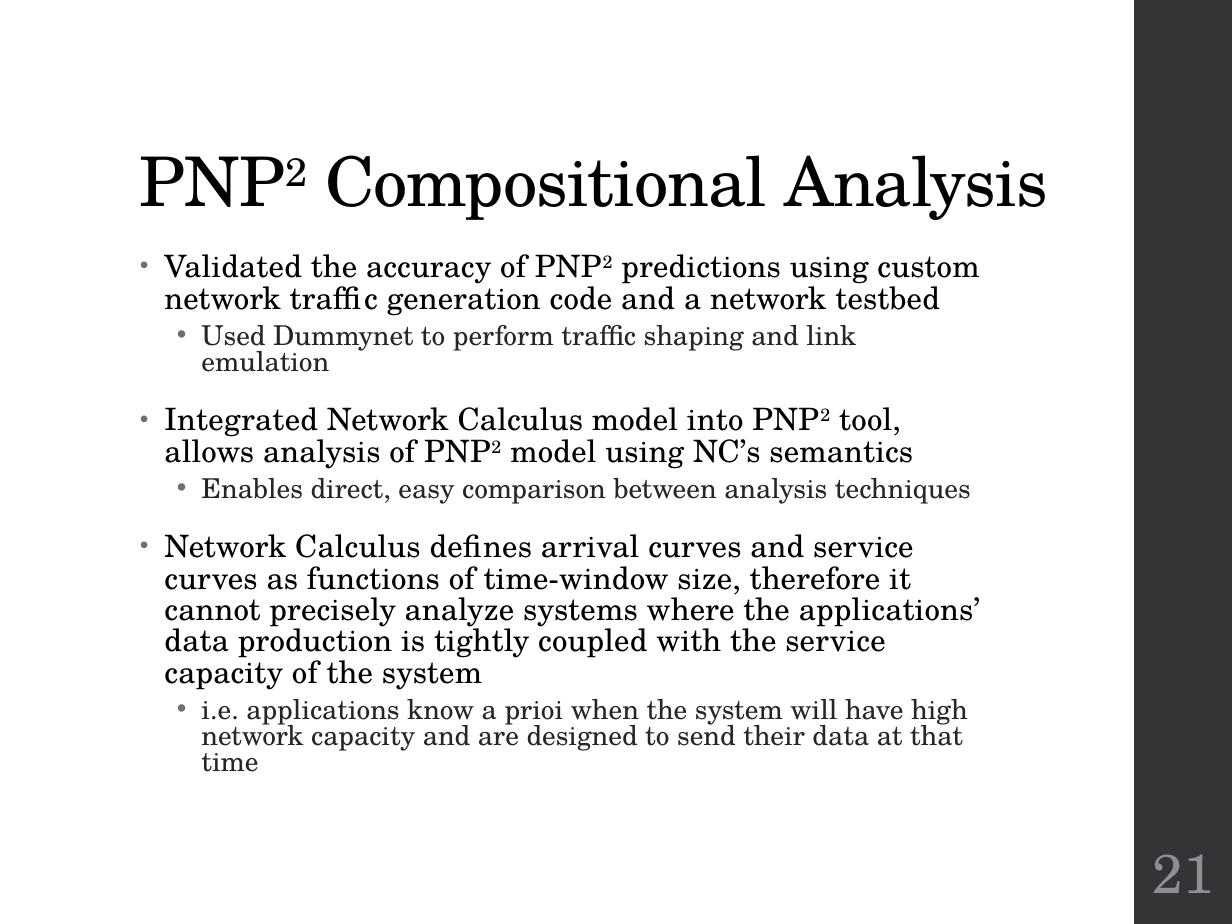
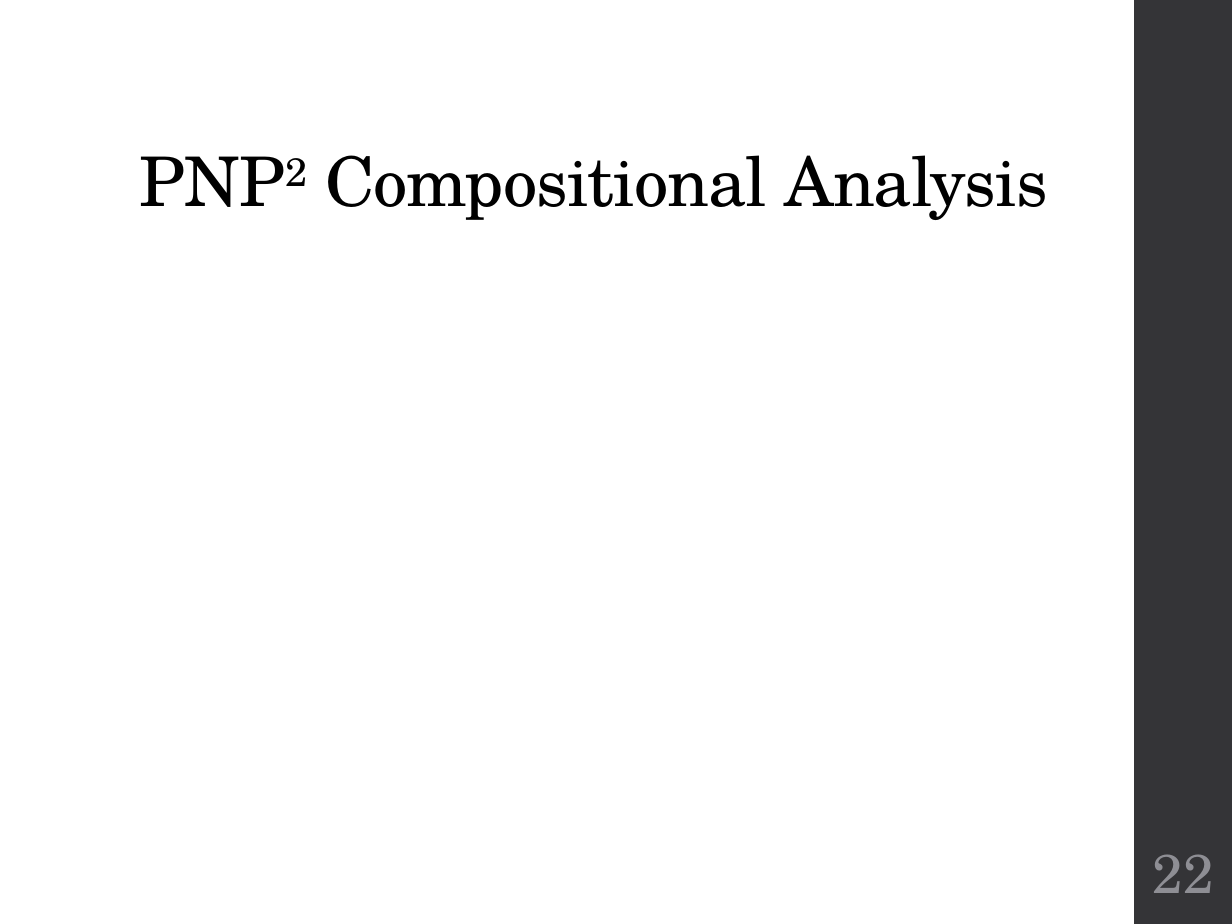
Before and after one commit to finger563/cbsat, a slide deck: slide 22 of thesis/Defense.pptx (slide 21 before the commit). Drawn at 1232x924 pixels with LibreOffice and Linux fonts; fonts in the diff are those of the drawing; grey boxes stand for pictures. Boxes give left, top, right and bottom in pixels: in the first picture for what was removed or moved away, otherwise in the second. Text is boxed around its words. In the diff, an @@ line names an element or a change of style, - is before the commit and + after.

Commit message:
added compositional analysis

```diff
--- a/thesis/Defense.pptx
+++ b/thesis/Defense.pptx
@@ text removed at [164, 254, 980, 772] @@
-• Validated the accuracy of PNP2 predictions using custom network traffic generation code and a network testbed
-  • Used Dummynet to perform traffic shaping and link emulation
-• Integrated Network Calculus model into PNP2 tool, allows analysis of PNP2 model using NC’s semantics
-  • Enables direct, easy comparison between analysis techniques
-• Network Calculus defines arrival curves and service curves as functions of time-window size, therefore it cannot precisely analyze systems where the applications’ data production is tightly coupled with the service capacity of the system
-  • i.e. applications know a prioi when the system will have high network capacity and are designed to send their data at that time
@@ page number at [1153, 854, 1214, 893]: text changed @@
-21
+22
```
Also in this commit, not shown: 2 other slides changed, 1 slide added.
